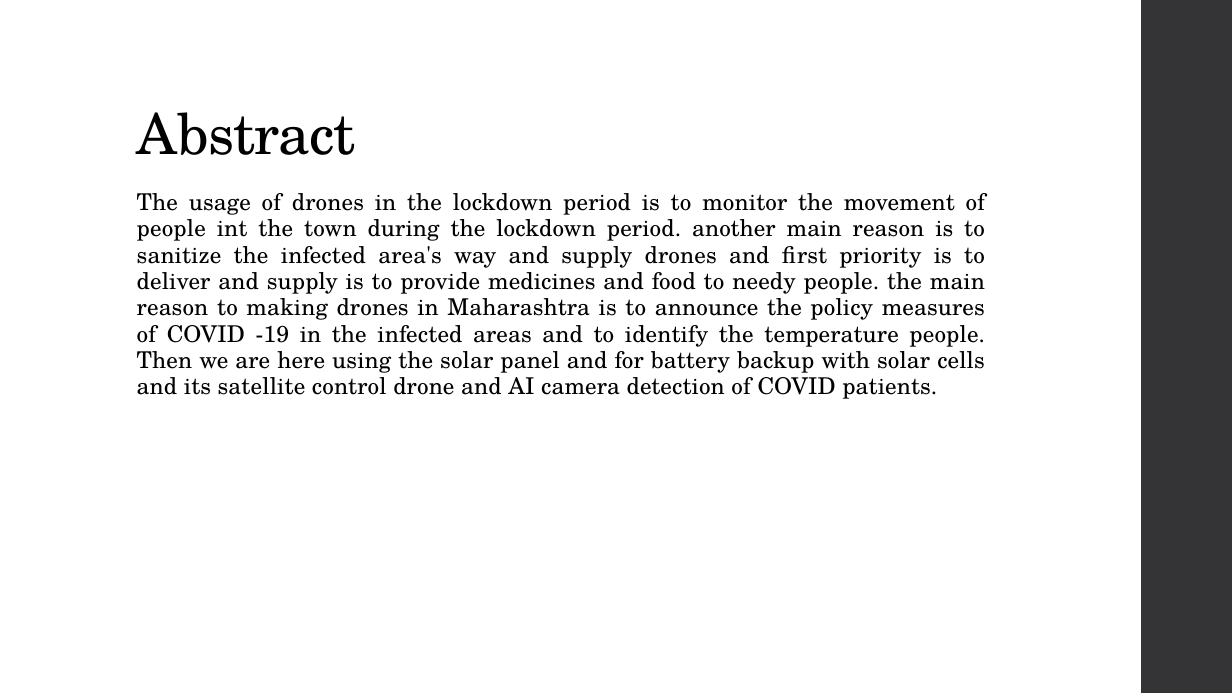
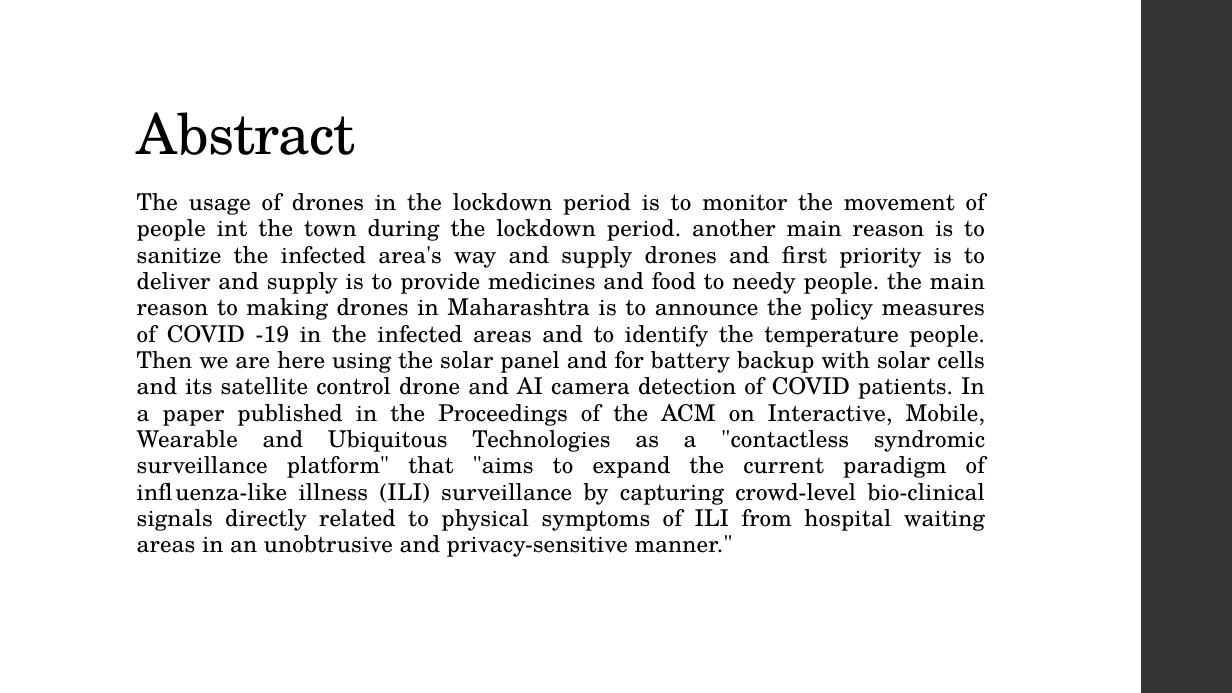
Before and after one commit to Krishram97/Dro-ch-rya, a slide deck: slide 3 of Drona.pptx. Drawn at 1232x693 pixels with LibreOffice and Linux fonts; fonts in the diff are those of the drawing. Boxes give left, top, right and bottom in pixels: in the first picture for what was removed or moved away, otherwise in the second. Text is boxed around its words. In the diff, an @@ line names an element or a change of style, - is before the commit and + after.

```diff
--- a/Drona.pptx
+++ b/Drona.pptx
@@ text at (x1=137, y1=193, x2=985, y2=557): text changed @@
-The usage of drones in the lockdown period is to monitor the movement of people int the town during the lockdown period. another main reason is to sanitize the infected area's way and supply drones and first priority is to deliver and supply is to provide medicines and food to needy people. the main reason to making drones in Maharashtra is to announce the policy measures of COVID -19 in the infected areas and to identify the temperature people. Then we are here using the solar panel and for battery backup with solar cells and its satellite control drone and AI camera detection of COVID patients.
+The usage of drones in the lockdown period is to monitor the movement of people int the town during the lockdown period. another main reason is to sanitize the infected area's way and supply drones and first priority is to deliver and supply is to provide medicines and food to needy people. the main reason to making drones in Maharashtra is to announce the policy measures of COVID -19 in the infected areas and to identify the temperature people. Then we are here using the solar panel and for battery backup with solar cells and its satellite control drone and AI camera detection of COVID patients. In a paper published in the Proceedings of the ACM on Interactive, Mobile, Wearable and Ubiquitous Technologies as a "contactless syndromic surveillance platform" that "aims to expand the current paradigm of influenza-like illness (ILI) surveillance by capturing crowd-level bio-clinical signals directly related to physical symptoms of ILI from hospital waiting areas in an unobtrusive and privacy-sensitive manner."
```
Also in this commit, not shown: 2 other slides changed.
